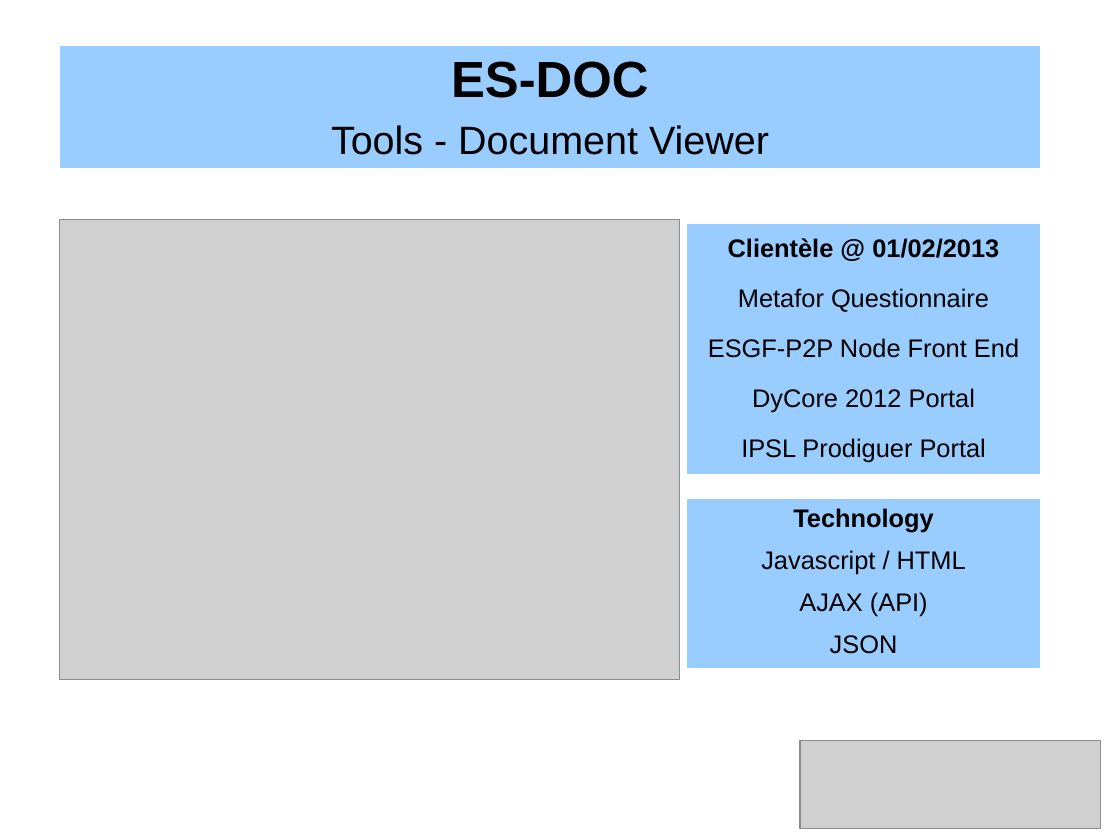
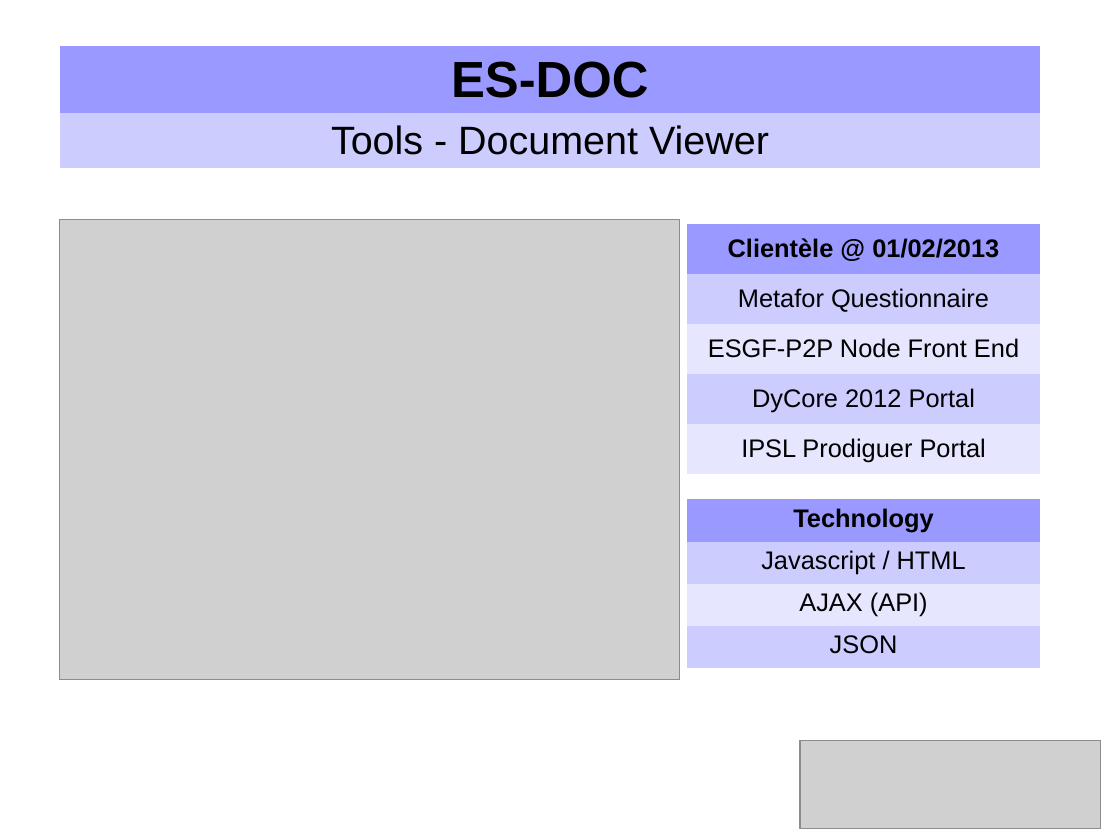
Before and after one commit to ES-DOC/esdoc-docs, a slide deck: slide 8 of presentations/ES-DOC-Introduction.odp. Drawn at 1120x840 pixels with LibreOffice and Linux fonts; fonts in the diff are those of the drawing; grey boxes stand for pictures. Boxes give left, top, right and bottom in pixels: in the first picture for what was removed or moved away, otherwise in the second. Text is boxed around its words. In the diff, an @@ line names an element or a change of style, - is before the commit and + after.

```diff
--- a/presentations/ES-DOC-Introduction.odp
+++ b/presentations/ES-DOC-Introduction.odp
@@ table at [60, 47, 1041, 169] @@
@@ fill #99CCFF to #9999FF in row 1, column 1 @@
@@ fill #99CCFF to #CCCCFF in row 2, column 1 @@
@@ table at [687, 224, 1040, 474] @@
@@ fill #99CCFF to #9999FF in row 1, column 1 @@
@@ fill #99CCFF to #CCCCFF in 2 cells @@
@@ fill #99CCFF to #E6E6FF in 2 cells @@
@@ table at [687, 499, 1040, 668] @@
@@ fill #99CCFF to #9999FF in row 1, column 1 @@
@@ fill #99CCFF to #CCCCFF in 2 cells @@
@@ fill #99CCFF to #E6E6FF in row 3, column 1 @@
```
Also in this commit, not shown: 8 other slides changed, 3 other files.
